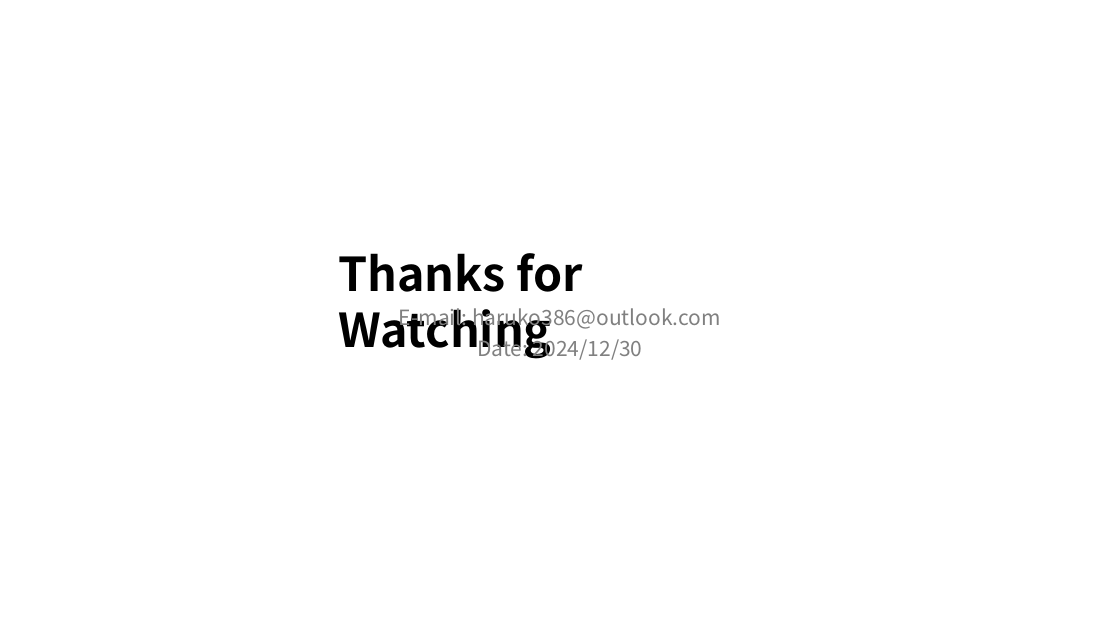
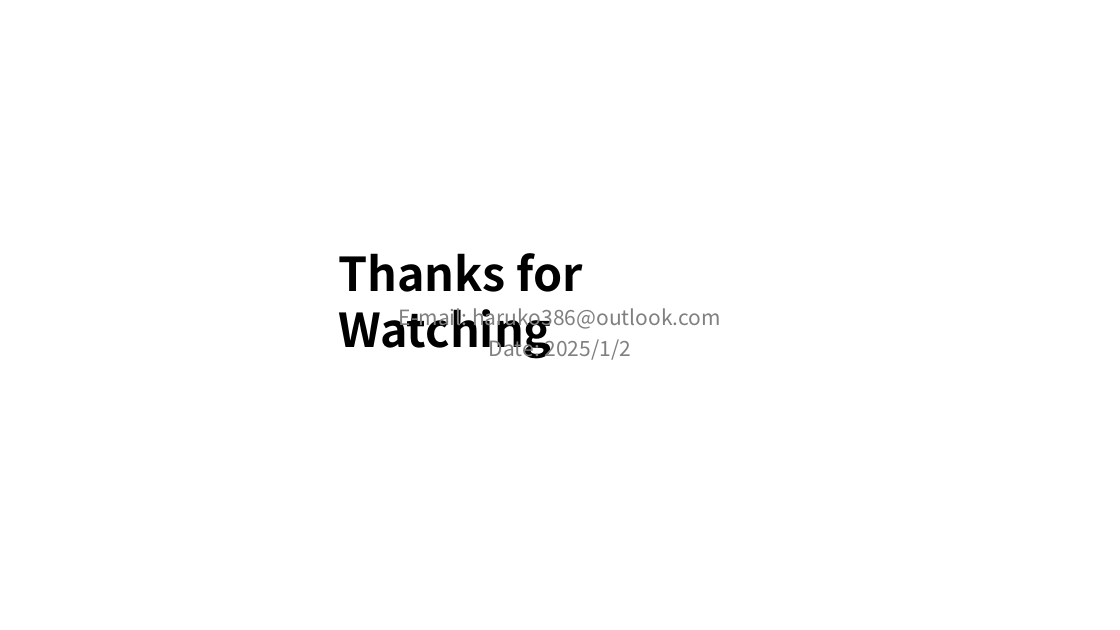
Before and after one commit to Haruko386/My-Report, a slide deck: slide 18 of 汇报II.II/2025年1月3日汇报.pptx (slide 5 before the commit). Drawn at 1120x630 pixels with LibreOffice and Linux fonts; fonts in the diff are those of the drawing. Boxes give left, top, right and bottom in pixels: in the first picture for what was removed or moved away, otherwise in the second. Text is boxed around its words. In the diff, an @@ line names an element or a change of style, - is before the commit and + after.

```diff
--- a/汇报II.II/2025年1月3日汇报.pptx
+++ b/汇报II.II/2025年1月3日汇报.pptx
@@ text at [489,335,631,360]: text changed @@
-Date: 2024/12/30
+Date: 2025/1/2
```
Also in this commit, not shown: 4 other slides changed, 13 slides added, 2 other files.
